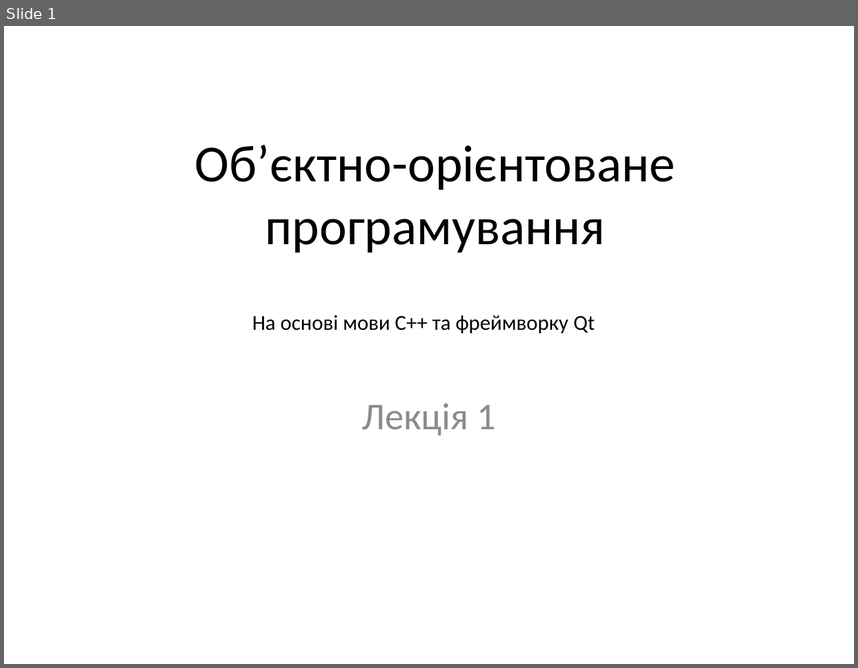
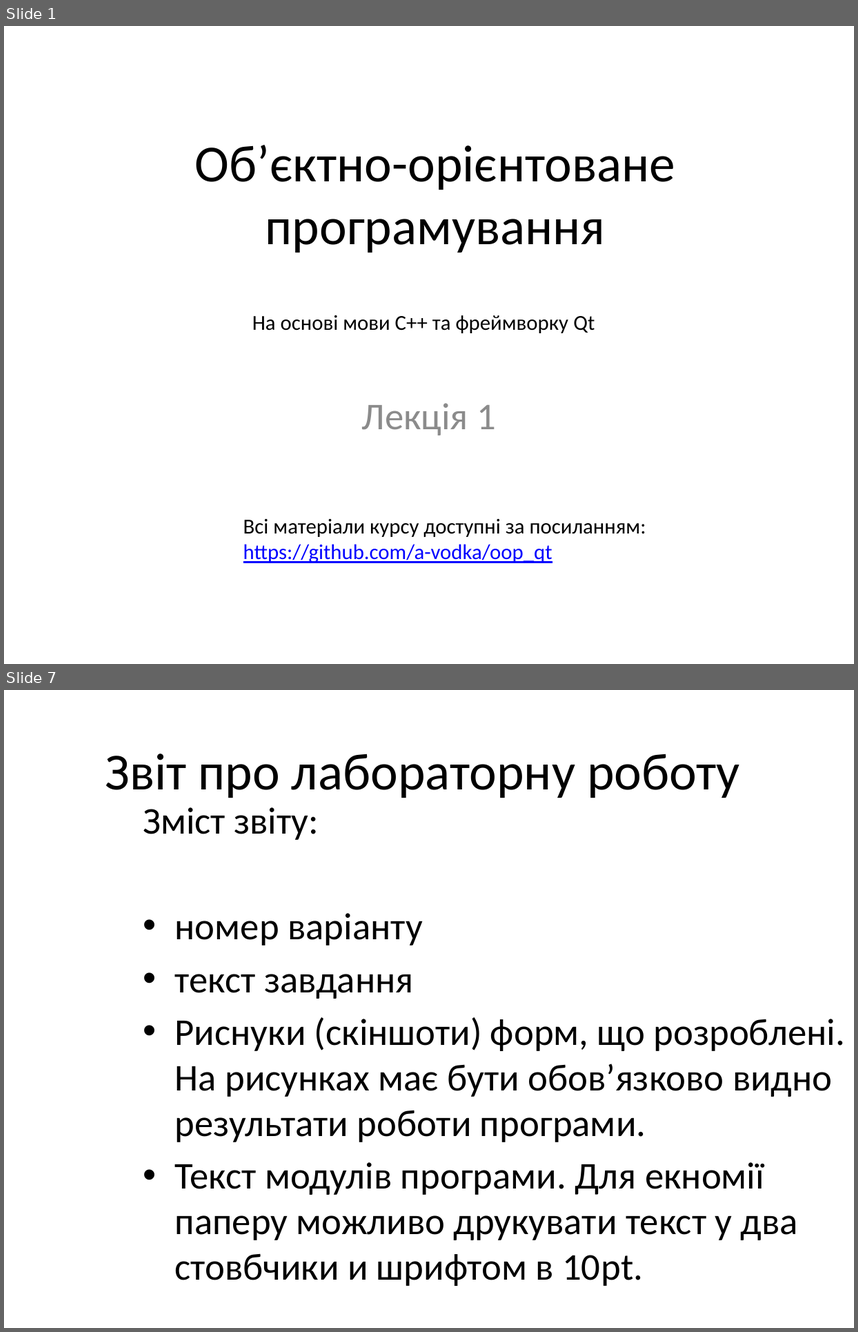
Before and after one commit to a-vodka/oop_qt, a slide deck: lecture-01.pptx. Shown one above the other, each under a label of ours: slide 1 before the commit, slides 1 and 7 after it; the slides between them are not shown. The pictures are 858x668 and 858x1332 pixels, drawn with LibreOffice and Linux fonts; fonts in the diff are those of the drawing; background and template pictures are left out. Boxes give left, top, right and bottom in pixels: in the first picture for what was removed or moved away, otherwise in the second. Text is boxed around its words. In the diff, an @@ line names an element or a change of style, - is before the commit and + after.

```diff
--- a/lecture-01.pptx
+++ b/lecture-01.pptx
@@ slide 7 added at [4,690,854,1328], background picture (left out) @@
@@ title added at [105,753,740,798], 44 pt, text #000000 @@
+Звіт про лабораторну роботу
@@ text added at [143,807,845,1285], 32 pt, text #000000 @@
+Зміст звіту:
+• номер варіанту
+• текст завдання
+• Риснуки (скіншоти) форм, що розроблені. На рисунках має бути обов’язково видно результати роботи програми.
+• Текст модулів програми. Для екномії паперу можливо друкувати текст у два стовбчики и шрифтом в 10pt.
@@ slide 1 changed as well @@
@@ text added at [243,519,646,563], 18 pt, text #000000 @@
+Всі матеріали курсу доступні за посиланням:
+https://github.com/a-vodka/oop_qt
```
Also in this commit, not shown: 37 other slides added, 3 other files.
